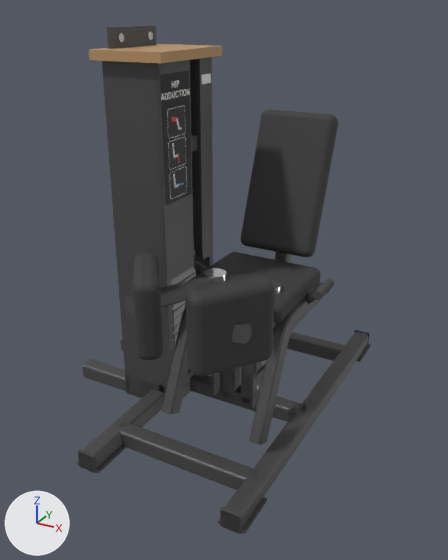
Renders of the glTF model catalogs/ludus-core/models/LD-WH018/model.glb from each side of a commit.
Rendered twice from a camera (50 mm lens) standing at (1.145, -2.053, 1.564) and looking at (0.047, -0.056, 0.566). The axes (+X, +Y, +Z) are drawn at lower left. The lights are the same throughout. The older version comes first. Both versions are drawn at frame 31 of the action 'movimento'; the numbers are the values there.

The first picture shows 'Mesh_0.001', 'arm_left_pad', 'arm_right_pad', 'backrest_pad', 'base_rail.001', 'decal_placard', 'seat_pad', 'seat_rail_tube.001', 'tower_front_left', 'tower_front_right', 'tower_side', 'tower_side.001' and 36 more.
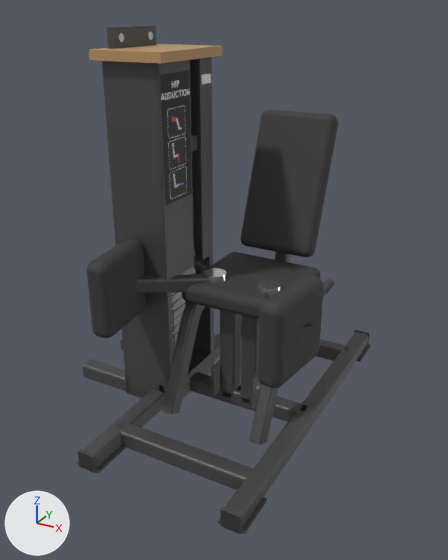
ob_arm_right is not drawn itself; it is the parent of ob_arm_right_hub, ob_arm_right_bar, ob_arm_right_pad.
ob_arm_left is not drawn itself; it is the parent of ob_arm_left_hub, ob_arm_left_bar, ob_arm_left_pad.

Pixel boxes [x1, y1, x2, y2] of what changed, in the pictures (448 x 560 px):
```json
{"object": "arm_right_pad", "change": "turned", "before": [186, 277, 275, 377], "after": [258, 275, 324, 388]}
{"object": "arm_left_pad", "change": "turned", "before": [133, 253, 163, 360], "after": [87, 239, 146, 338]}
{"object": "arm_left_bar", "change": "turned", "before": [125, 276, 215, 315], "after": [136, 274, 210, 294]}
{"object": "arm_right_bar", "change": "turned", "before": [231, 295, 275, 344], "after": [264, 290, 317, 345]}
{"object": "arm_right_hub", "change": "turned", "before": [270, 280, 281, 294], "after": [258, 280, 281, 294], "on screen": "mostly hidden before"}
{"object": "arm_left_hub", "change": "turned", "before": [204, 268, 227, 282], "after": [204, 268, 227, 282]}
{"object": "Mesh_0.003", "change": "unchanged, uncovered by the edit", "before": [220, 367, 240, 397], "after": [220, 310, 241, 398]}
{"object": "Mesh_0.002", "change": "unchanged, uncovered by the edit", "before": [241, 361, 262, 404], "after": [241, 315, 259, 404]}
```

Edits to the scene script, one JSON object a line:
```json
{"op": "set", "path": "ob_arm_right.rotation_euler", "old": "(0.0, 0.0, -0.619)", "new": "(0.0, 0.0, -0.124)", "note": "degrees (0, 0, -35) -> degrees (0, 0, -7.1)"}
{"op": "set", "path": "ob_arm_left.rotation_euler", "old": "(0.0, 0.0, 0.619)", "new": "(0.0, 0.0, 0.124)", "note": "degrees (0, 0, 35) -> degrees (0, 0, 7.1)"}
```
